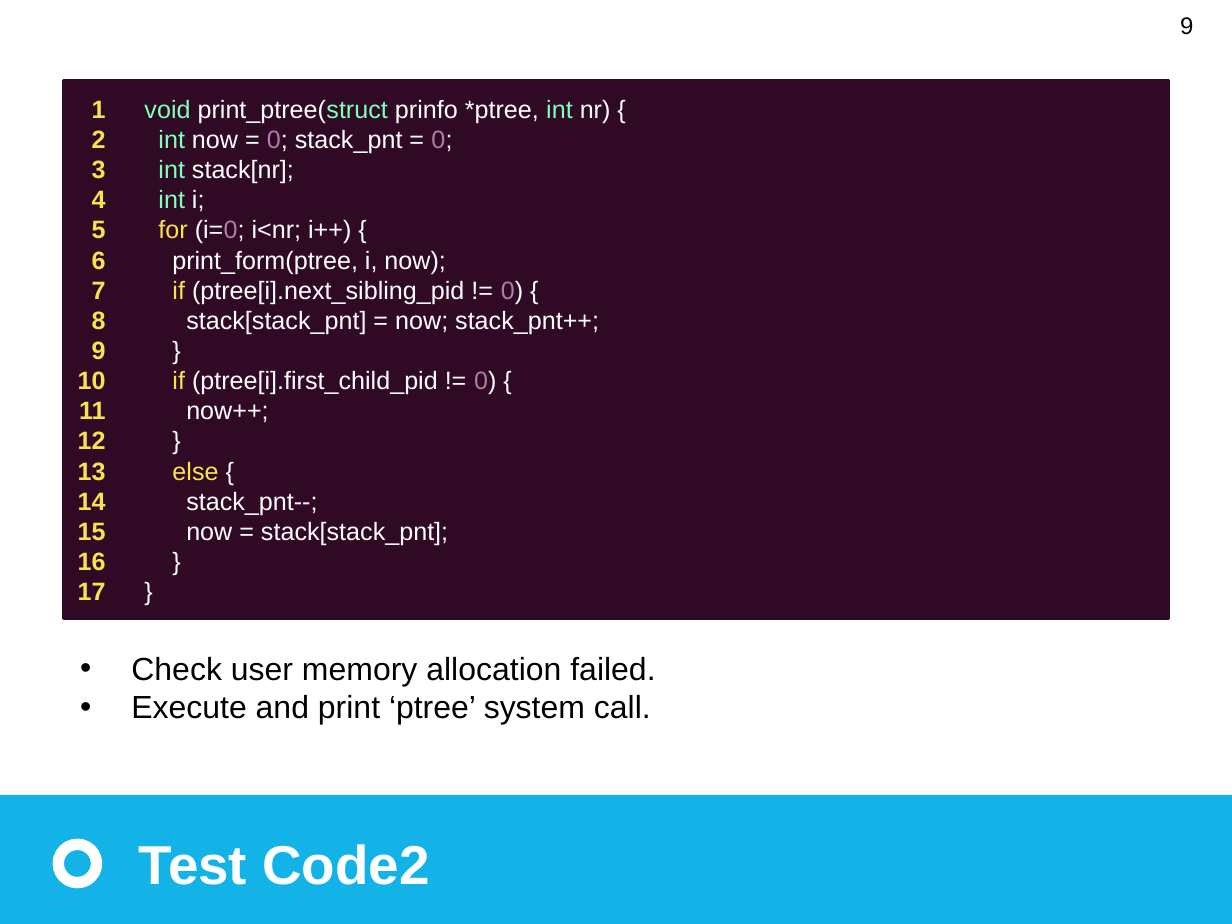
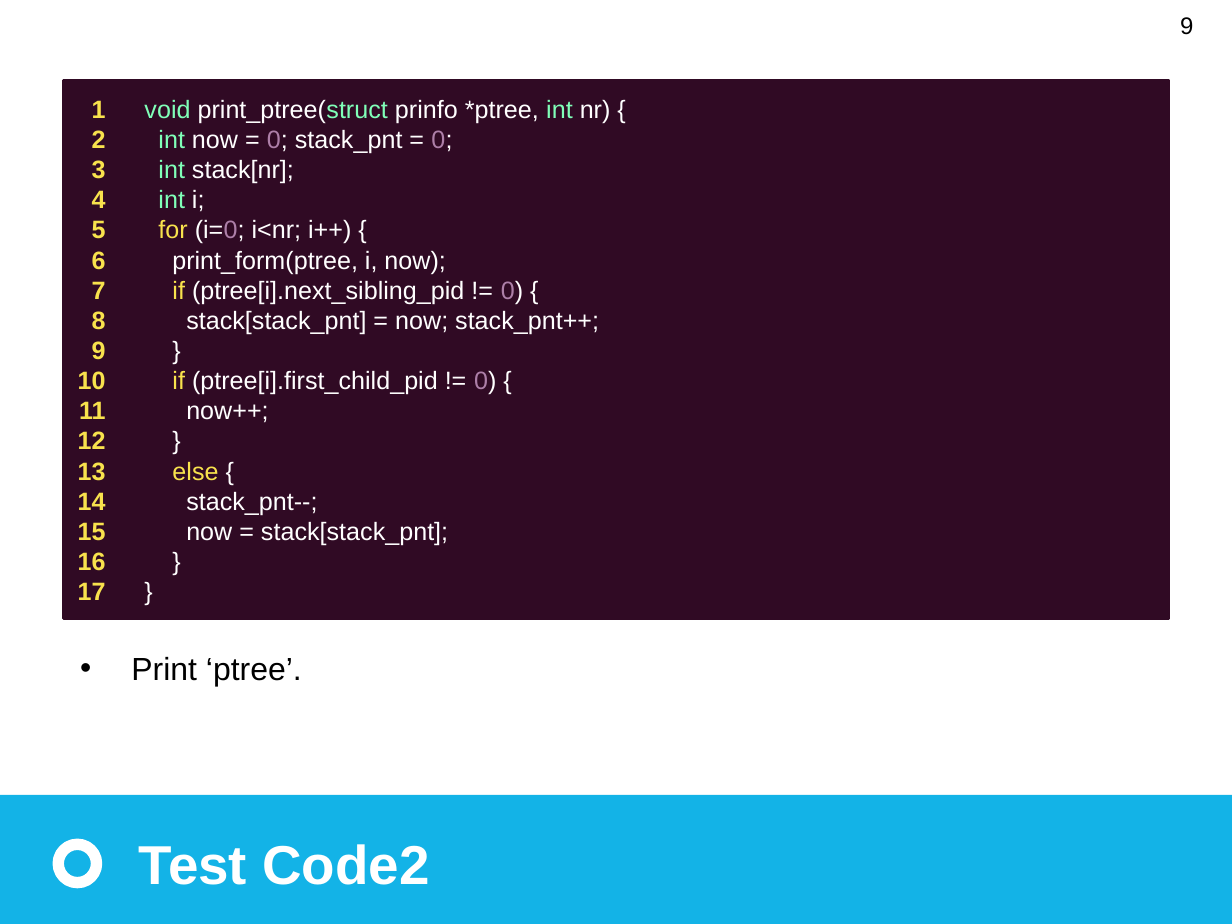
Before and after one commit to pps789/operating-system-2018, a slide deck: slide 9 of OS_proj1.pptx. Drawn at 1232x924 pixels with LibreOffice and Linux fonts; fonts in the diff are those of the drawing. Boxes give left, top, right and bottom in pixels: in the first picture for what was removed or moved away, otherwise in the second. Text is boxed around its words. In the diff, an @@ line names an element or a change of style, - is before the commit and + after.

```diff
--- a/OS_proj1.pptx
+++ b/OS_proj1.pptx
@@ text at <box>131,657,302,686</box>: text changed @@
-• Check user memory allocation failed.
-• Execute and print ‘ptree’ system call.
+• Print ‘ptree’.
```
Also in this commit, not shown: 6 other slides changed.
